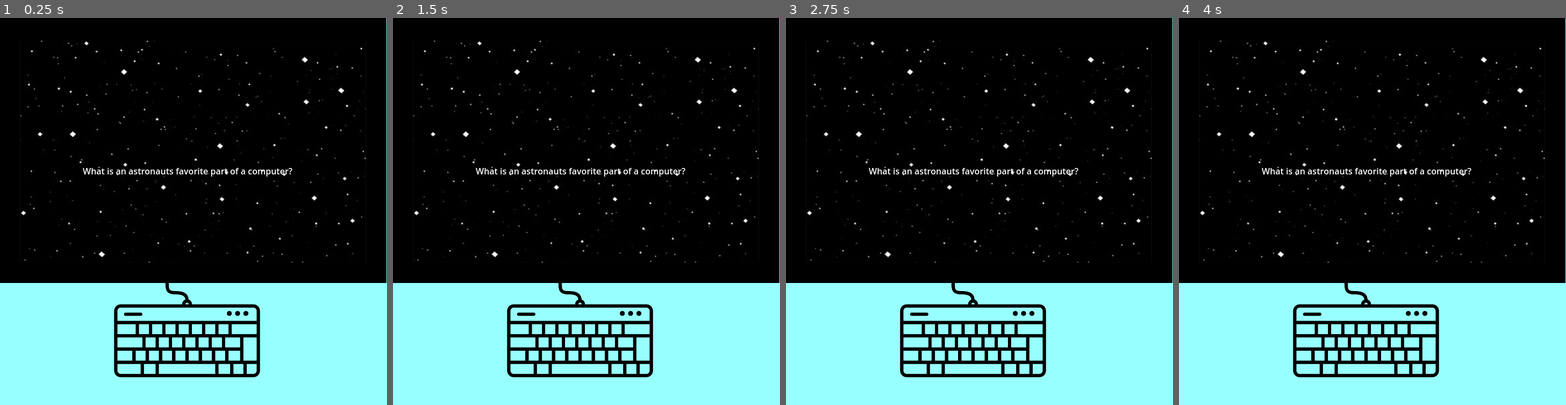
Above: before the commit, frames 1-4 (left to right).
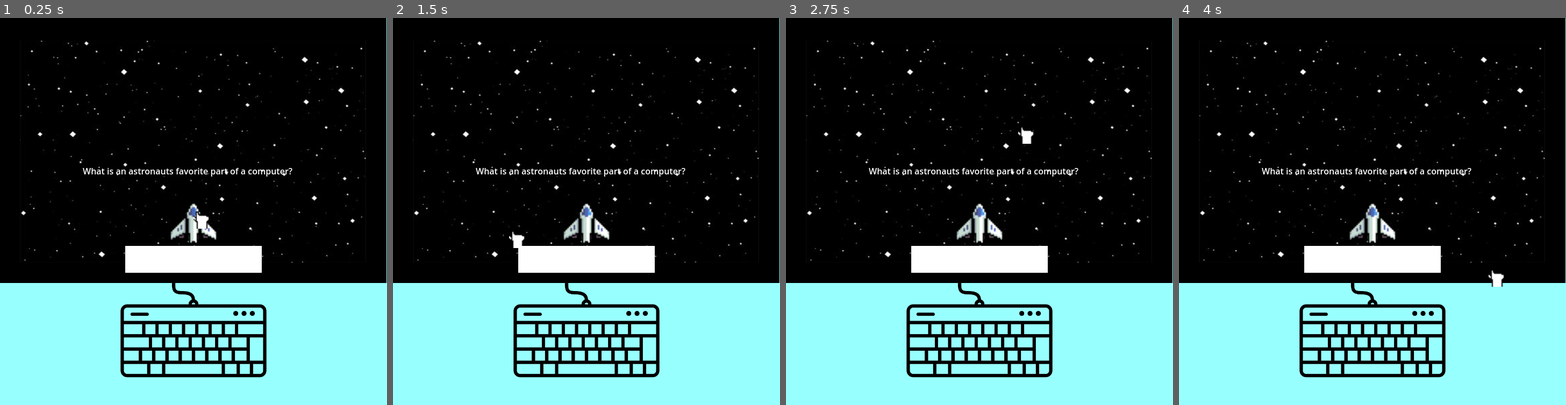
Above: after the commit, the same moments.

Repository: aceysmith/dad-jokes-irl
Game: Godot game, scene res://SpaceMan/SpaceMan.tscn
Two runs of this game, one before a commit and one after it. Both use one fixed random seed, a clock stepped at 60 frames per second and the inputs below. This scene is started directly instead of the project's main scene.
Inputs (mouse positions are in pixels of both pictures, inside the frame that each line leads up to):
- Up to frame 1 (0.25 s): no input
- Up to frame 2 (1.5 s): tap Enter (ui_accept) at 0.5, 0.77, 1.25 s; move the mouse to (671, 192) at 0.52 s; hold Right (ui_right) 0.53-1.28 s; click (671, 192) at 0.67 s; move the mouse to (509, 230) at 1.27 s; hold Down (ui_down) from 1.28 s (still down); click (509, 230) at 1.42 s
- Up to frame 3 (2.75 s): tap Enter (ui_accept) at 1.52, 2 s; move the mouse to (1018, 126) at 2.02 s; release Down (ui_down) at 2.03 s; hold Right (ui_right) from 2.03 s (still down); click (1018, 126) at 2.17 s
- Up to frame 4 (4 s): tap Enter (ui_accept) at 2.75, 3.02, 3.5, 3.77 s; move the mouse to (1353, 288) at 2.77 s; release Right (ui_right) at 2.78 s; hold Up (ui_up) 2.78-3.53 s; click (1353, 288) at 2.92 s; move the mouse to (1488, 269) at 3.52 s; hold Left (ui_left) from 3.53 s (still down); click (1488, 269) at 3.67 s

The runs differ from the first frame. In frame 1, 5.6% of the frame differs, in the area x 29-69%, y 47-93%; in frame 2, 5.6%; in frame 3, 5.6%; in frame 4, 5.6%, in the area x 29-85%, y 47-93%.

Commit message:
adding destroy

Diff:
--- a/MainMenu/joke_picker.tscn
+++ b/MainMenu/joke_picker.tscn
@@ -86,6 +86,7 @@
 offset_bottom = 720.0
 
 [node name="YouWinLabel" type="Label" parent="YouWinScreen"]
+layout_mode = 0
 offset_top = 306.0
 offset_right = 720.0
 offset_bottom = 360.0
--- a/SpaceMan/Ship.gd
+++ b/SpaceMan/Ship.gd
@@ -1,7 +1,10 @@
 extends Node2D
 
 var launched
-@onready var animated_sprite_2d = $AnimatedSprite2D
+
+@onready var ship = $ship
+@onready var animated_sprite_2d = $ship/AnimatedSprite2D
+@onready var destroy = $destroy
 
 func launch_ship():
 	launched = true
@@ -9,8 +12,19 @@
 	animated_sprite_2d.play("blastoff")
 
 
-
+func destroy_ship():
+	if launched: return
+	ship.hide()
+	destroy.show()
+	destroy.play()
 
 func _process(delta):
 	if !launched: return
 	position.y -= delta * 100
+
+
+
+func _on_destroy_animation_finished():
+
+	destroy.hide()
+	ship.show()
--- a/SpaceMan/Ship.tscn
+++ b/SpaceMan/Ship.tscn
@@ -1,10 +1,11 @@
-[gd_scene load_steps=14 format=3 uid="uid://cdh4ap1x42t0q"]
+[gd_scene load_steps=22 format=3 uid="uid://cdh4ap1x42t0q"]
 
 [ext_resource type="Script" path="res://SpaceMan/Ship.gd" id="1_3720t"]
 [ext_resource type="Texture2D" uid="uid://tyibohqmqcbh" path="res://SpaceMan/space-sprites/Main Ship - Engines - Base Engine.png" id="2_ddi4y"]
 [ext_resource type="Texture2D" uid="uid://dp2hxlxvesxt0" path="res://SpaceMan/space-sprites/Main Ship - Base - Full health.png" id="3_6rdwa"]
 [ext_resource type="Texture2D" uid="uid://djdk2rjjvybko" path="res://SpaceMan/space-sprites/Main Ship - Engines - Base Engine - Powering.png" id="4_rk6vw"]
 [ext_resource type="Texture2D" uid="uid://d4ne01ydf381l" path="res://SpaceMan/space-sprites/Main Ship - Engines - Base Engine - Idle.png" id="5_71ixx"]
+[ext_resource type="Texture2D" uid="uid://cjob5vxoxwrni" path="res://SpaceMan/space-sprites/Kla'ed - Fighter - Destruction.png" id="6_5g4q0"]
 
 [sub_resource type="AtlasTexture" id="AtlasTexture_axbji"]
 atlas = ExtResource("4_rk6vw")
@@ -68,17 +69,75 @@
 "speed": 10.0
 }]
 
+[sub_resource type="AtlasTexture" id="AtlasTexture_5kghu"]
+atlas = ExtResource("6_5g4q0")
+region = Rect2(192, 0, 64, 64)
+
+[sub_resource type="AtlasTexture" id="AtlasTexture_sg8b6"]
+atlas = ExtResource("6_5g4q0")
+region = Rect2(256, 0, 64, 64)
+
+[sub_resource type="AtlasTexture" id="AtlasTexture_t2b3u"]
+atlas = ExtResource("6_5g4q0")
+region = Rect2(320, 0, 64, 64)
+
+[sub_resource type="AtlasTexture" id="AtlasTexture_evn8l"]
+atlas = ExtResource("6_5g4q0")
+region = Rect2(384, 0, 64, 64)
+
+[sub_resource type="AtlasTexture" id="AtlasTexture_im0pw"]
+atlas = ExtResource("6_5g4q0")
+region = Rect2(448, 0, 64, 64)
+
+[sub_resource type="AtlasTexture" id="AtlasTexture_efbyw"]
+atlas = ExtResource("6_5g4q0")
+region = Rect2(512, 0, 64, 64)
+
+[sub_resource type="SpriteFrames" id="SpriteFrames_567kj"]
+animations = [{
+"frames": [{
+"duration": 1.0,
+"texture": SubResource("AtlasTexture_5kghu")
+}, {
+"duration": 1.0,
+"texture": SubResource("AtlasTexture_sg8b6")
+}, {
+"duration": 1.0,
+"texture": SubResource("AtlasTexture_t2b3u")
+}, {
+"duration": 1.0,
+"texture": SubResource("AtlasTexture_evn8l")
+}, {
+"duration": 1.0,
+"texture": SubResource("AtlasTexture_im0pw")
+}, {
+"duration": 1.0,
+"texture": SubResource("AtlasTexture_efbyw")
+}],
+"loop": false,
+"name": &"default",
+"speed": 10.0
+}]
+
 [node name="Ship" type="Node2D"]
 script = ExtResource("1_3720t")
 
-[node name="Sprite2D2" type="Sprite2D" parent="."]
+[node name="ship" type="Node2D" parent="."]
+
+[node name="Sprite2D2" type="Sprite2D" parent="ship"]
 texture = ExtResource("2_ddi4y")
 
-[node name="Sprite2D" type="Sprite2D" parent="."]
+[node name="Sprite2D" type="Sprite2D" parent="ship"]
 texture = ExtResource("3_6rdwa")
 
-[node name="AnimatedSprite2D" type="AnimatedSprite2D" parent="."]
+[node name="AnimatedSprite2D" type="AnimatedSprite2D" parent="ship"]
 visible = false
 sprite_frames = SubResource("SpriteFrames_rfjdn")
 animation = &"blastoff"
 frame_progress = 0.628514
+
+[node name="destroy" type="AnimatedSprite2D" parent="."]
+visible = false
+sprite_frames = SubResource("SpriteFrames_567kj")
+
+[connection signal="animation_finished" from="destroy" to="." method="_on_destroy_animation_finished"]
--- a/SpaceMan/SpaceMan.gd
+++ b/SpaceMan/SpaceMan.gd
@@ -4,10 +4,14 @@
 @onready var label = $Label
 @onready var timer = $Timer
 @onready var punchline = $punchline
+@onready var glove = $glove
 
 func _ready():
-	#Input.set_custom_mouse_cursor(SPRITE_0002, Input.CURSOR_ARROW, Vector2())
-	pass
+	ship.show()
+
+func _process(delta):
+	glove.position = get_viewport().get_mouse_position()
+
 
 
 func _on_control_gui_input(event):
@@ -15,7 +19,6 @@
 		print("Mouse Click/Unclick at: ", event.position)
 		timer.start()
 		punchline.show()
-		ship.show()
 
 		ship.launch_ship()
 
@@ -27,13 +30,16 @@
 func _on_control_2_gui_input(event):
 	if event is InputEventMouseButton and event.pressed:
 		print("explode")
+		ship.destroy_ship()
 
 
 func _on_control_3_gui_input(event):
 	if event is InputEventMouseButton and event.pressed:
 		print("explode")
+		ship.destroy_ship()
 
 
 func _on_control_4_gui_input(event):
 	if event is InputEventMouseButton and event.pressed:
 		print("explode")
+		ship.destroy_ship()
--- a/SpaceMan/SpaceMan.tscn
+++ b/SpaceMan/SpaceMan.tscn
@@ -1,10 +1,11 @@
-[gd_scene load_steps=7 format=3 uid="uid://w36g7jyh6bnb"]
+[gd_scene load_steps=8 format=3 uid="uid://w36g7jyh6bnb"]
 
 [ext_resource type="PackedScene" uid="uid://bwkgq2rmtxyms" path="res://BaseJoke/base_joke.tscn" id="1_7hv6r"]
 [ext_resource type="Script" path="res://SpaceMan/SpaceMan.gd" id="2_jfta8"]
 [ext_resource type="Texture2D" uid="uid://bxxj6lxkuymel" path="res://SpaceMan/space-sprites/360_F_264279006_WDXxV3OHjAOoHqH7iiLDrg23p0947g7U.jpg" id="3_hik6m"]
 [ext_resource type="Texture2D" uid="uid://o1hkv6gvqkki" path="res://SpaceMan/space-sprites/7546214.png" id="3_qh4by"]
 [ext_resource type="PackedScene" uid="uid://cdh4ap1x42t0q" path="res://SpaceMan/Ship.tscn" id="5_1qm8d"]
+[ext_resource type="Texture2D" uid="uid://cuoj8u3ji4l23" path="res://SpaceMan/space-sprites/glove.png" id="6_rqhdw"]
 
 [sub_resource type="Theme" id="Theme_qp1xe"]
 
@@ -29,35 +30,58 @@
 texture = ExtResource("3_hik6m")
 
 [node name="Sprite2D" type="Sprite2D" parent="." index="4"]
-position = Vector2(348, 582)
+position = Vector2(360, 582)
 scale = Vector2(0.578125, 0.578125)
 texture = ExtResource("3_qh4by")
 
-[node name="Control" type="Control" parent="." index="5"]
+[node name="Control2" type="Control" parent="Sprite2D" index="0"]
 layout_mode = 3
 anchors_preset = 0
-offset_left = 294.0
-offset_top = 641.0
-offset_right = 402.0
-offset_bottom = 666.0
+offset_left = -230.054
+offset_top = -32.8648
+offset_right = 34.9459
+offset_bottom = 43.1352
 
-[node name="Ship" parent="." index="6" instance=ExtResource("5_1qm8d")]
-visible = false
-position = Vector2(353, 406)
+[node name="Control3" type="Control" parent="Sprite2D" index="1"]
+layout_mode = 3
+anchors_preset = 0
+offset_left = -228.324
+offset_top = 103.784
+offset_right = -152.324
+offset_bottom = 129.784
+
+[node name="Control4" type="Control" parent="Sprite2D" index="2"]
+layout_mode = 3
+anchors_preset = 0
+offset_left = 98.5945
+offset_top = 102.054
+offset_right = 174.595
+offset_bottom = 128.054
+
+[node name="Control" type="Control" parent="Sprite2D" index="3"]
+layout_mode = 3
+anchors_preset = 0
+offset_left = -93.4054
+offset_top = 102.054
+offset_right = 14.5946
+offset_bottom = 127.054
+
+[node name="Ship" parent="." index="5" instance=ExtResource("5_1qm8d")]
+position = Vector2(360, 382)
 scale = Vector2(3, 3)
 
-[node name="Label" type="Label" parent="." index="7"]
+[node name="Label" type="Label" parent="." index="6"]
 offset_left = 154.0
 offset_top = 273.0
 offset_right = 545.0
 offset_bottom = 296.0
 text = "What is an astronauts favorite part of a computer?"
 
-[node name="Timer" type="Timer" parent="." index="8"]
+[node name="Timer" type="Timer" parent="." index="7"]
 wait_time = 3.0
 one_shot = true
 
-[node name="punchline" type="Label" parent="." index="9"]
+[node name="punchline" type="Label" parent="." index="8"]
 visible = false
 offset_left = 296.0
 offset_top = 322.0
@@ -65,32 +89,26 @@
 offset_bottom = 345.0
 text = "Spacebar!"
 
-[node name="Control2" type="Control" parent="." index="10"]
-layout_mode = 3
-anchors_preset = 0
-offset_left = 215.0
-offset_top = 563.0
-offset_right = 480.0
-offset_bottom = 639.0
+[node name="glove" type="Sprite2D" parent="." index="9"]
+scale = Vector2(2, 2)
+texture = ExtResource("6_rqhdw")
+centered = false
 
-[node name="Control3" type="Control" parent="." index="11"]
-layout_mode = 3
-anchors_preset = 0
-offset_left = 216.0
-offset_top = 642.0
-offset_right = 292.0
-offset_bottom = 668.0
+[node name="ColorRect" type="ColorRect" parent="." index="10"]
+anchors_preset = 8
+anchor_left = 0.5
+anchor_top = 0.5
+anchor_right = 0.5
+anchor_bottom = 0.5
+offset_left = 233.0
+offset_top = 424.0
+offset_right = 487.0
+offset_bottom = 474.0
+grow_horizontal = 2
+grow_vertical = 2
 
-[node name="Control4" type="Control" parent="." index="12"]
-layout_mode = 3
-anchors_preset = 0
-offset_left = 405.0
-offset_top = 641.0
-offset_right = 481.0
-offset_bottom = 667.0
-
-[connection signal="gui_input" from="Control" to="." method="_on_control_gui_input"]
+[connection signal="gui_input" from="Sprite2D/Control2" to="." method="_on_control_2_gui_input"]
+[connection signal="gui_input" from="Sprite2D/Control3" to="." method="_on_control_3_gui_input"]
+[connection signal="gui_input" from="Sprite2D/Control4" to="." method="_on_control_4_gui_input"]
+[connection signal="gui_input" from="Sprite2D/Control" to="." method="_on_control_gui_input"]
 [connection signal="timeout" from="Timer" to="." method="_on_timer_timeout"]
-[connection signal="gui_input" from="Control2" to="." method="_on_control_2_gui_input"]
-[connection signal="gui_input" from="Control3" to="." method="_on_control_3_gui_input"]
-[connection signal="gui_input" from="Control4" to="." method="_on_control_4_gui_input"]
Binary file added: SpaceMan/space-sprites/Kla'ed - Fighter - Destruction.png
Not shown, added: SpaceMan/space-sprites/Kla'ed - Fighter - Destruction.png.import
